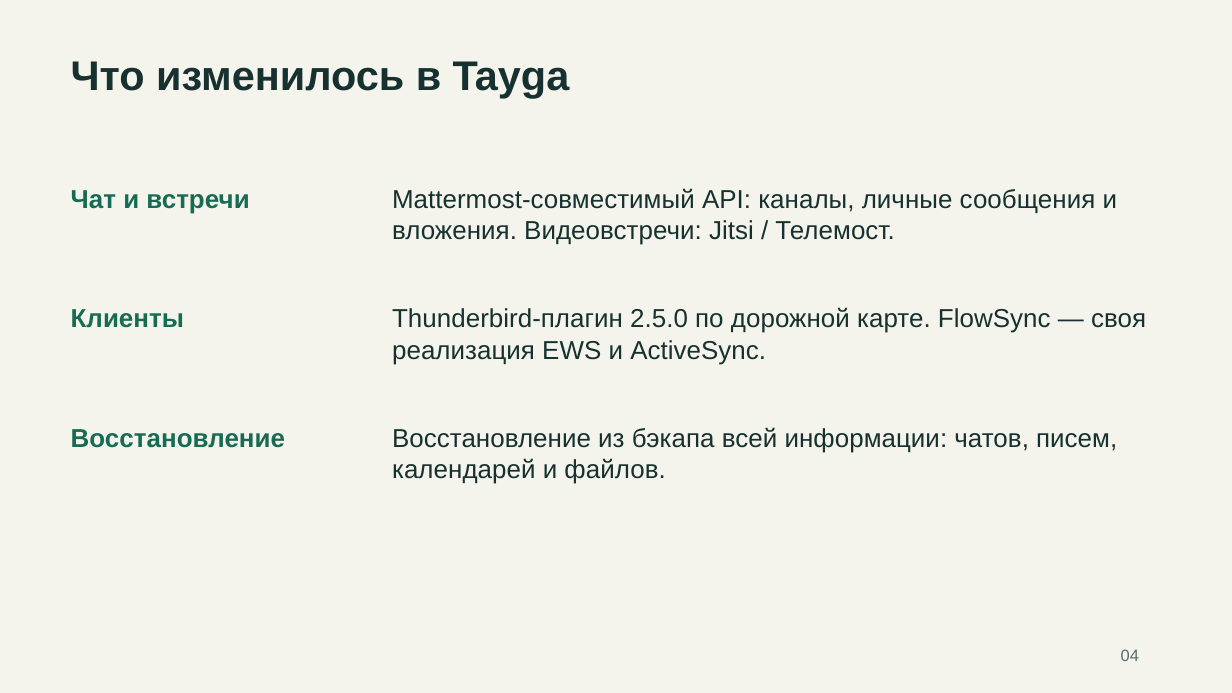
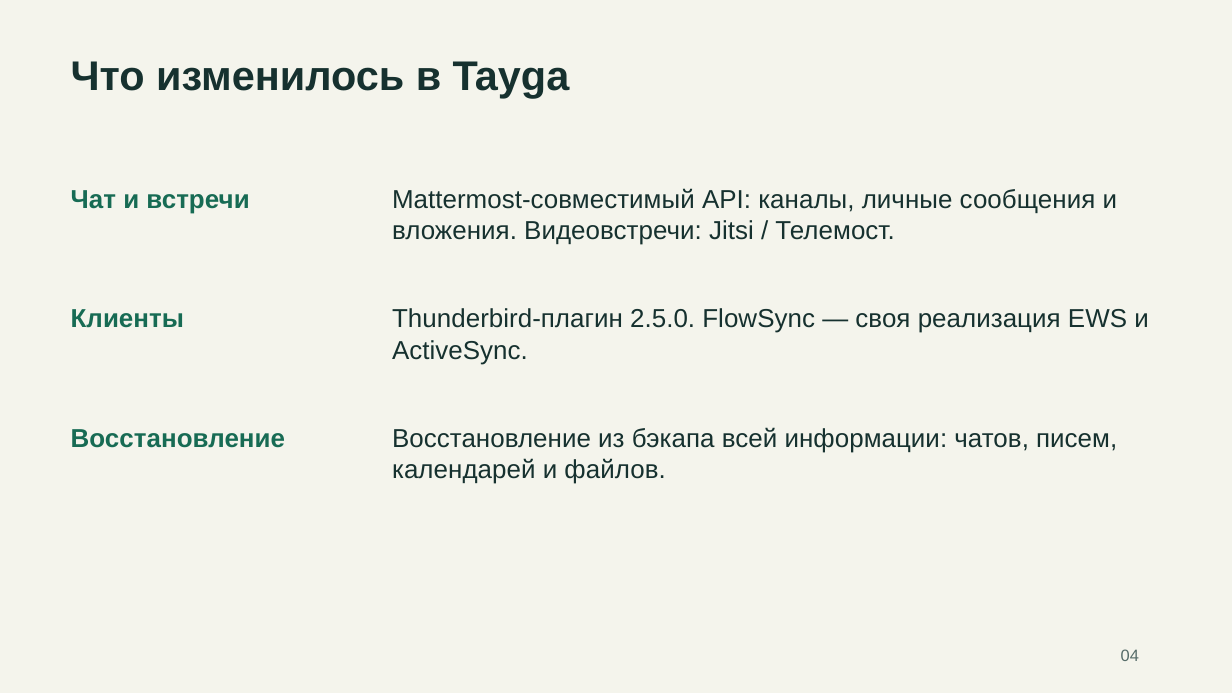
Before and after one commit to rkislov/tayga-mail-server, a slide deck: slide 4 of docs/presentations/tayga-competitors-2026-11-19.pptx. Drawn at 1232x693 pixels with LibreOffice and Linux fonts; fonts in the diff are those of the drawing. Boxes give left, top, right and bottom in pixels: in the first picture for what was removed or moved away, otherwise in the second. Text is boxed around its words. In the diff, an @@ line names an element or a change of style, - is before the commit and + after.

Commit message:
docs: remove roadmap wording from Thunderbird client description

```diff
--- a/docs/presentations/tayga-competitors-2026-11-19.pptx
+++ b/docs/presentations/tayga-competitors-2026-11-19.pptx
@@ text at <box>392,308,1148,365</box>: text changed @@
-Thunderbird-плагин 2.5.0 по дорожной карте. FlowSync — своя реализация EWS и ActiveSync.
+Thunderbird-плагин 2.5.0. FlowSync — своя реализация EWS и ActiveSync.
```
Also in this commit, not shown: 2 other files.
